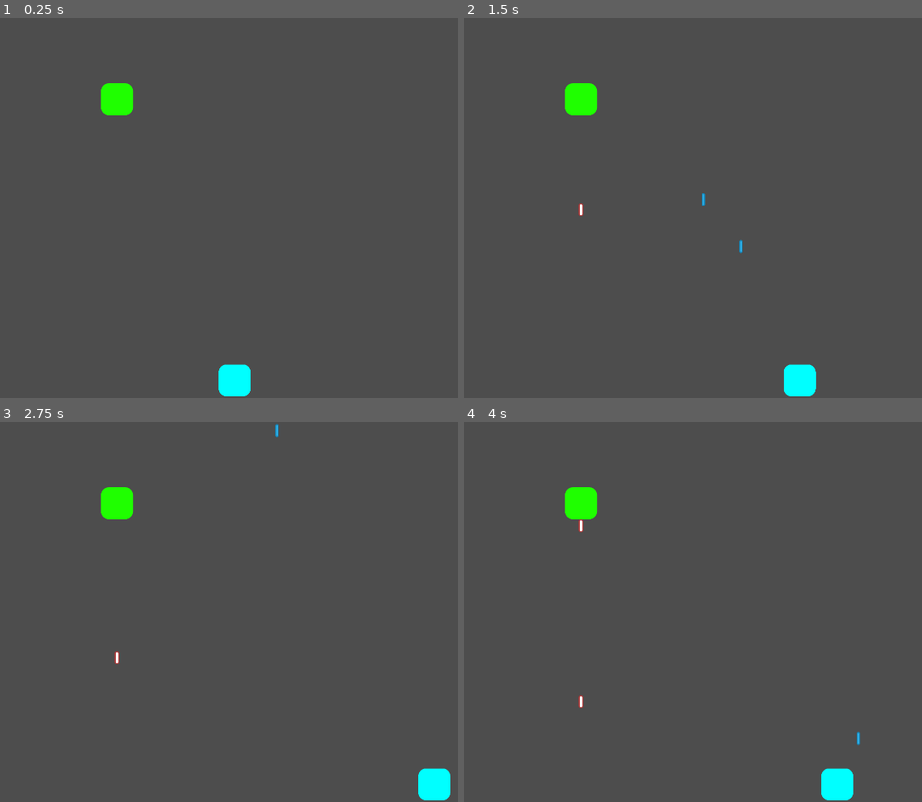
Above: before the commit, frames 1-4 (two rows, left to right).
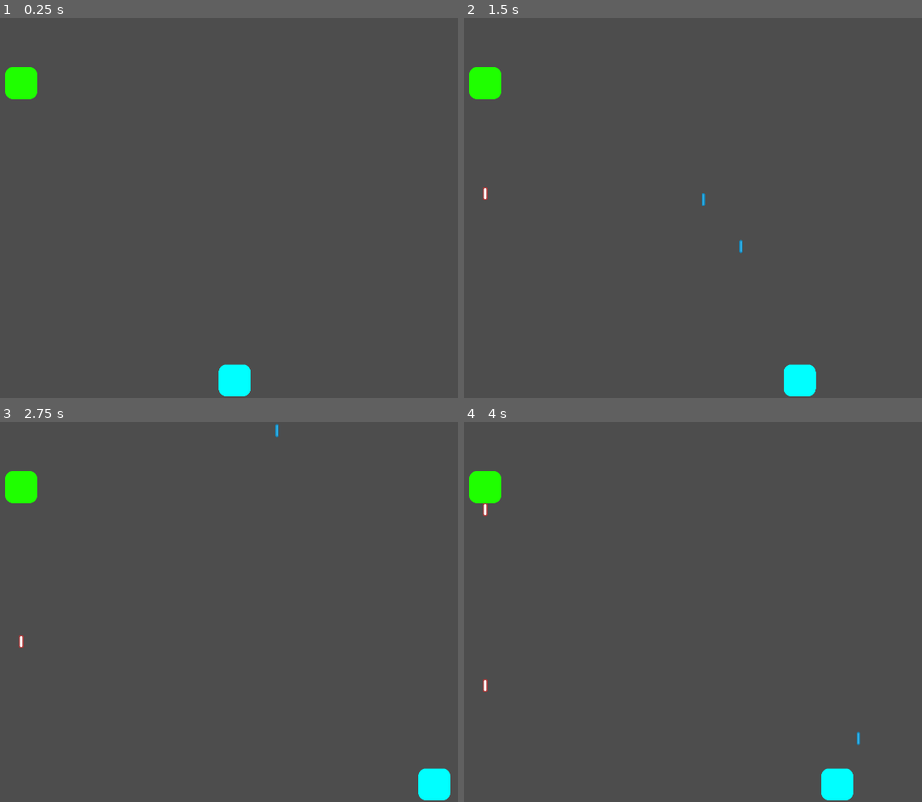
Above: after the commit, the same moments.

Repository: michael-j-coyne/space-defense
Game: Godot game, scene res://scenes/levels/level_1.tscn
Same seed, same stepped clock (60 frames per second), same inputs: the game is played once before the commit and once after it. This scene is started directly instead of the project's main scene.
Inputs (mouse positions are in pixels of both pictures, inside the frame that each line leads up to):
- Up to frame 1 (0.25 s): no input
- Up to frame 2 (1.5 s): tap Enter (ui_accept) at 0.5, 0.77 s; move the mouse to (880, 189) at 0.52 s; hold Right (ui_right) 0.53-1.25 s; hold Shift 0.53-1.25 s; click (880, 189) at 0.67 s; drag from (596, 227) to (583, 97) at 1.27 s
- Up to frame 3 (2.75 s): move the mouse to (334, 528) at 2.02 s; hold Right (ui_right) from 2.03 s (still down); tap Ctrl at 2.1 s
- Up to frame 4 (4 s): release Right (ui_right) at 2.75 s; drag from (697, 688) to (899, 783) at 2.77 s; move the mouse to (outside the picture) at 3.52 s; hold Left (ui_left) from 3.53 s (still down); tap Alt at 3.6 s; tap Enter (ui_accept) at 3.77 s

The runs differ from the first frame. In frame 1, 1.1% of the frame differs, in the area x 1-30%, y 12-26%; in frame 2, 1.2%; in frame 3, 1.2%; in frame 4, 1.3%, in the area x 1-30%, y 12-76%.

Commit message:
Add enemy_grid to Level1

Diff:
--- a/scenes/levels/level_1.tscn
+++ b/scenes/levels/level_1.tscn
@@ -1,13 +1,63 @@
-[gd_scene load_steps=3 format=3 uid="uid://ia31x2yrg6fm"]
+[gd_scene load_steps=4 format=3 uid="uid://ia31x2yrg6fm"]
 
 [ext_resource type="PackedScene" uid="uid://sp4n6hlsqgso" path="res://scenes/enemies/grunt.tscn" id="1_rkiph"]
 [ext_resource type="PackedScene" uid="uid://dbi0jyorwh27f" path="res://scenes/player.tscn" id="2_hv1iq"]
+[ext_resource type="PackedScene" uid="uid://bf0pxxqhe06jr" path="res://scenes/enemy_grid.tscn" id="3_g4qgt"]
 
 [node name="Level1" type="Node2D"]
 
-[node name="Grunt" parent="." instance=ExtResource("1_rkiph")]
-position = Vector2(534, 231)
+[node name="Player" parent="." instance=ExtResource("2_hv1iq")]
+position = Vector2(868, 1030)
+
+[node name="EnemyGrid" parent="." instance=ExtResource("3_g4qgt")]
+position = Vector2(262, 185)
+num_cols = 8
+metadata/_edit_group_ = true
+
+[node name="Grunt" parent="EnemyGrid" instance=ExtResource("1_rkiph")]
 shot_chance_percentage = 1.0
 
-[node name="Player" parent="." instance=ExtResource("2_hv1iq")]
-position = Vector2(868, 1030)
+[node name="Grunt2" parent="EnemyGrid" instance=ExtResource("1_rkiph")]
+shot_chance_percentage = 1.0
+
+[node name="Grunt3" parent="EnemyGrid" instance=ExtResource("1_rkiph")]
+shot_chance_percentage = 1.0
+
+[node name="Grunt4" parent="EnemyGrid" instance=ExtResource("1_rkiph")]
+shot_chance_percentage = 1.0
+
+[node name="Grunt5" parent="EnemyGrid" instance=ExtResource("1_rkiph")]
+shot_chance_percentage = 1.0
+
+[node name="Grunt6" parent="EnemyGrid" instance=ExtResource("1_rkiph")]
+shot_chance_percentage = 1.0
+
+[node name="Grunt7" parent="EnemyGrid" instance=ExtResource("1_rkiph")]
+shot_chance_percentage = 1.0
+
+[node name="Grunt8" parent="EnemyGrid" instance=ExtResource("1_rkiph")]
+shot_chance_percentage = 1.0
+
+[node name="Grunt9" parent="EnemyGrid" instance=ExtResource("1_rkiph")]
+shot_chance_percentage = 1.0
+
+[node name="Grunt10" parent="EnemyGrid" instance=ExtResource("1_rkiph")]
+shot_chance_percentage = 1.0
+
+[node name="Grunt11" parent="EnemyGrid" instance=ExtResource("1_rkiph")]
+shot_chance_percentage = 1.0
+
+[node name="Grunt12" parent="EnemyGrid" instance=ExtResource("1_rkiph")]
+shot_chance_percentage = 1.0
+
+[node name="Grunt13" parent="EnemyGrid" instance=ExtResource("1_rkiph")]
+shot_chance_percentage = 1.0
+
+[node name="Grunt14" parent="EnemyGrid" instance=ExtResource("1_rkiph")]
+shot_chance_percentage = 1.0
+
+[node name="Grunt15" parent="EnemyGrid" instance=ExtResource("1_rkiph")]
+shot_chance_percentage = 1.0
+
+[node name="Grunt16" parent="EnemyGrid" instance=ExtResource("1_rkiph")]
+shot_chance_percentage = 1.0
